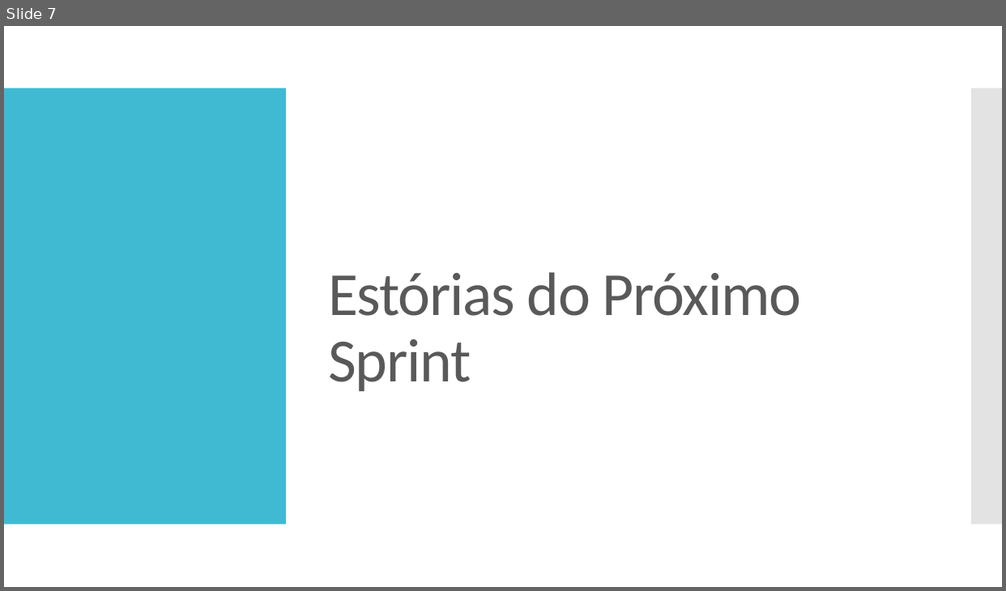
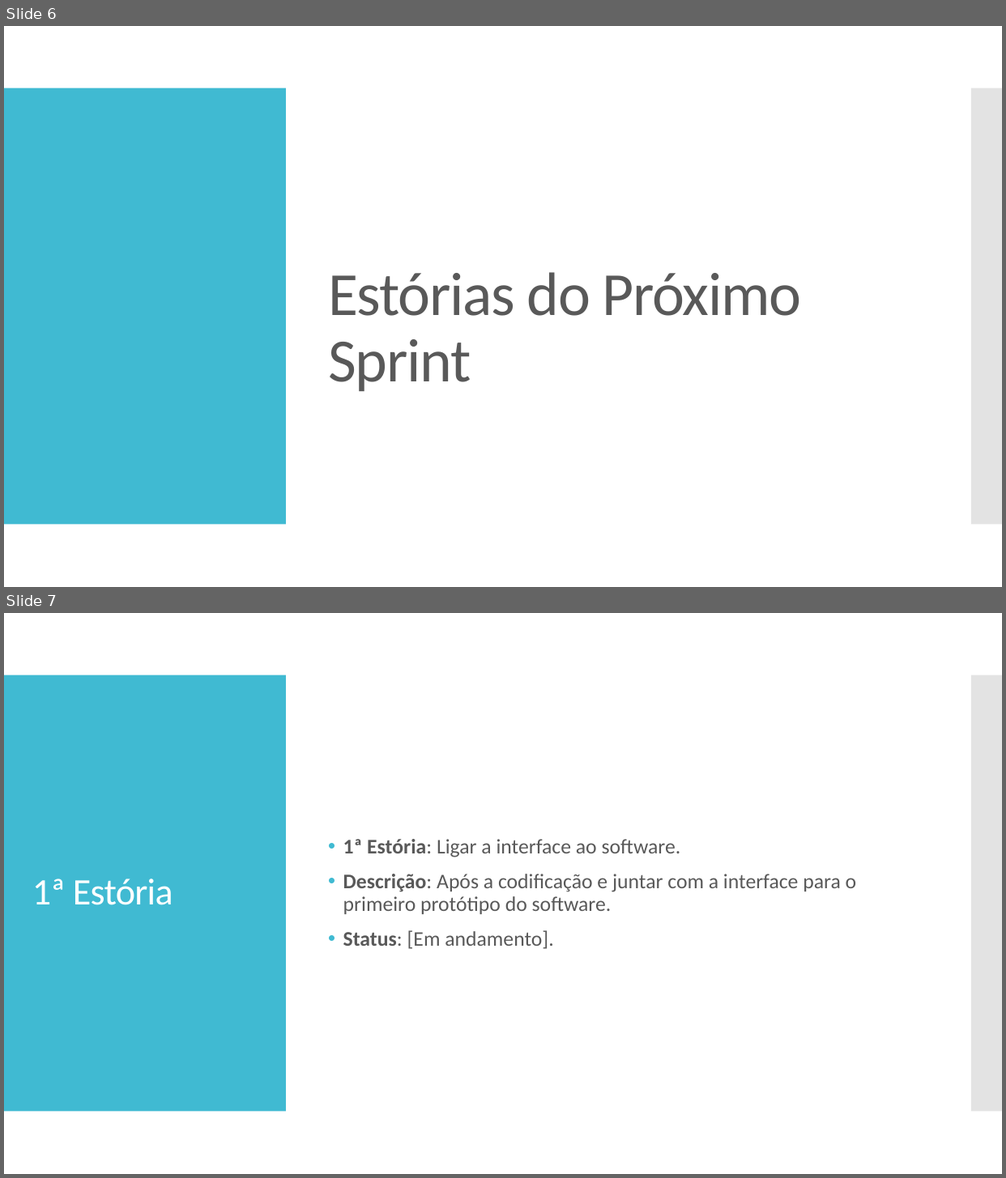
Before and after one commit to AlexandroGonSan/Projeto_final_POO_2018.2, a slide deck: Sprints/Sprint_003 da equipe.pptx. Shown one above the other, each under a label of ours: slide 7 before the commit, slides 6 and 7 after it. The pictures are 1006x591 and 1006x1178 pixels, drawn with LibreOffice and Linux fonts; fonts in the diff are those of the drawing. Boxes give left, top, right and bottom in pixels: in the first picture for what was removed or moved away, otherwise in the second. Text is boxed around its words. In the diff, an @@ line names an element or a change of style, - is before the commit and + after.

```diff
--- a/Sprints/Sprint_003 da equipe.pptx
+++ b/Sprints/Sprint_003 da equipe.pptx
@@ slide 7 added at <box>4,613,1002,1174</box>, background #FFFFFF; not listed: 2 template elements that a slide beside it also shows @@
@@ text added at <box>343,839,857,949</box>, 20 pt, text #595959 @@
+• 1ª Estória: Ligar a interface ao software.
+• Descrição: Após a codificação e juntar com a interface para o primeiro protótipo do software.
+• Status: [Em andamento].
@@ title added at <box>32,879,173,905</box>, 36 pt, text #FFFFFF @@
+1ª Estória
@@ what was slide 7 is now slide 6 @@
```
Also in this commit, not shown: 3 slides changed, 1 other slide added, 4 slides removed.
